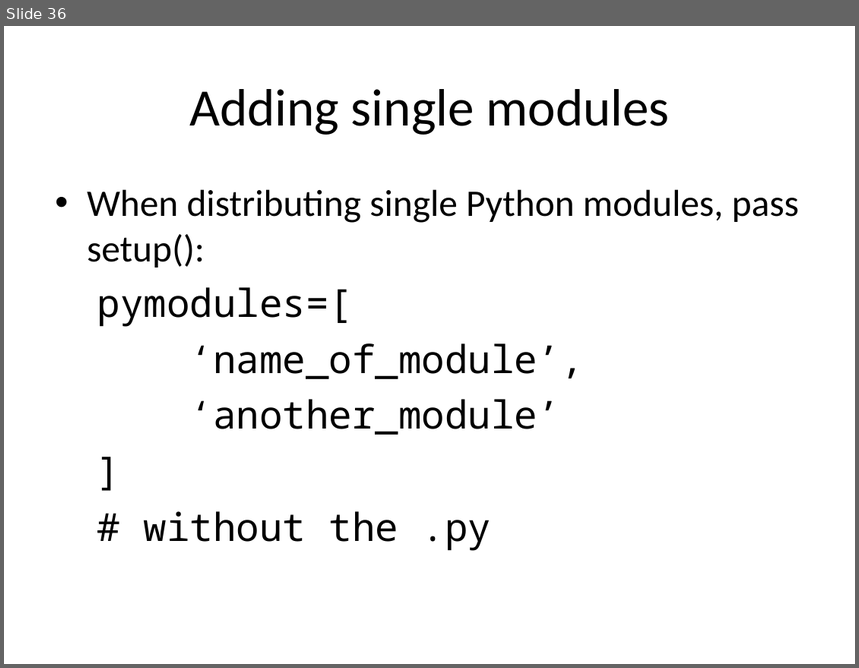
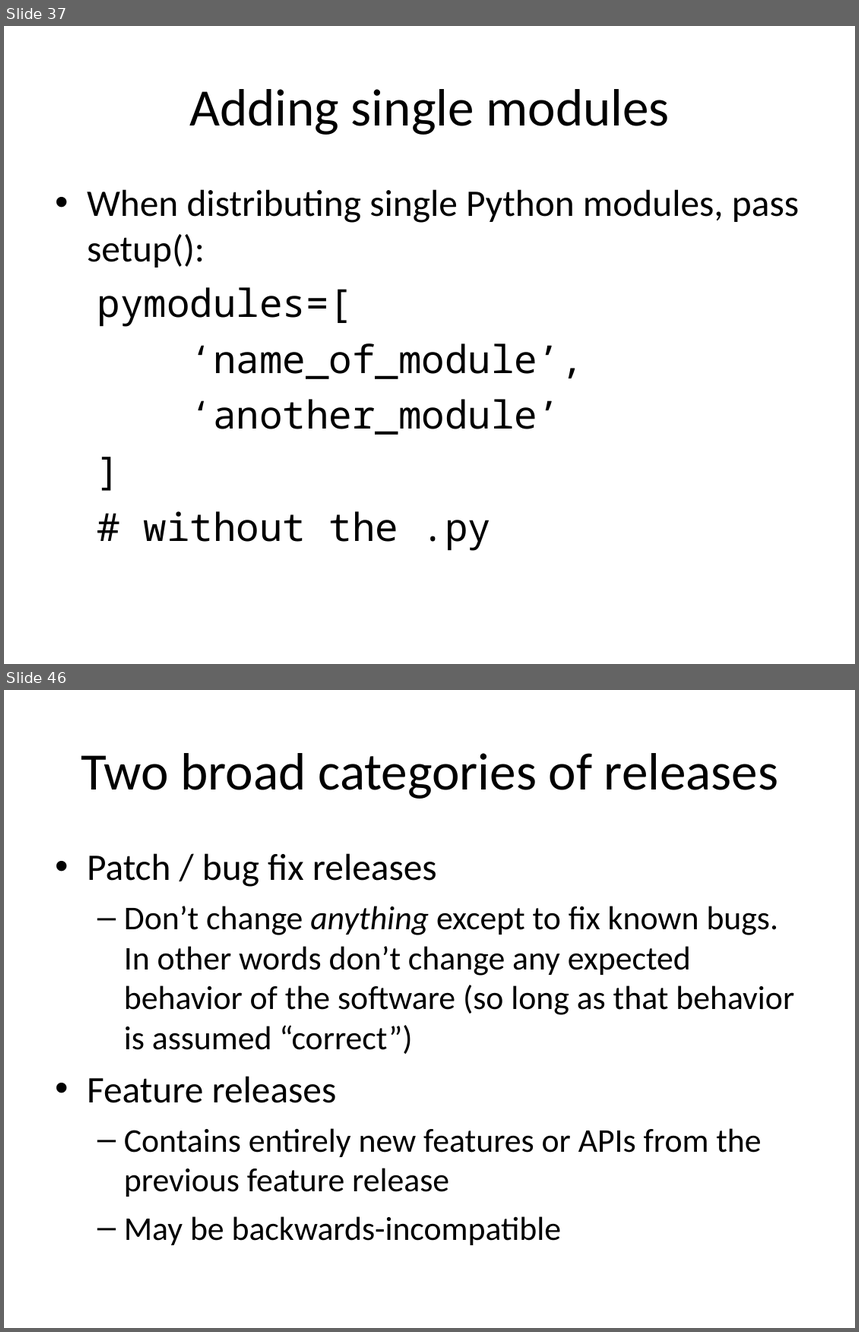
Before and after one commit to embray/pyastro-packaging-tutorial, a slide deck: packaging.ppt. Shown one above the other, each under a label of ours: slide 36 before the commit, slides 37 and 46 after it; the slides between them are not shown. The pictures are 859x668 and 859x1332 pixels, drawn with LibreOffice and Linux fonts; fonts in the diff are those of the drawing. Boxes give left, top, right and bottom in pixels: in the first picture for what was removed or moved away, otherwise in the second. Text is boxed around its words. In the diff, an @@ line names an element or a change of style, - is before the commit and + after.

```diff
--- a/packaging.ppt
+++ b/packaging.ppt
@@ slide 46 added at (4, 690, 855, 1328), background #FFFFFF @@
@@ title added at (81, 753, 778, 799), 49 pt, text #000000 @@
+Two broad categories of releases
@@ text added at (87, 853, 794, 1246), 31 pt, text #000000 @@
+• Patch / bug fix releases
+  – Don’t change anything except to fix known bugs. In other words don’t change any expected behavior of the software (so long as that behavior is assumed “correct”)
+• Feature releases
+  – Contains entirely new features or APIs from the previous feature release
+  – May be backwards-incompatible
@@ what was slide 36 is now slide 37 @@
```
Also in this commit, not shown: 1 slide changed, 25 other slides added.
